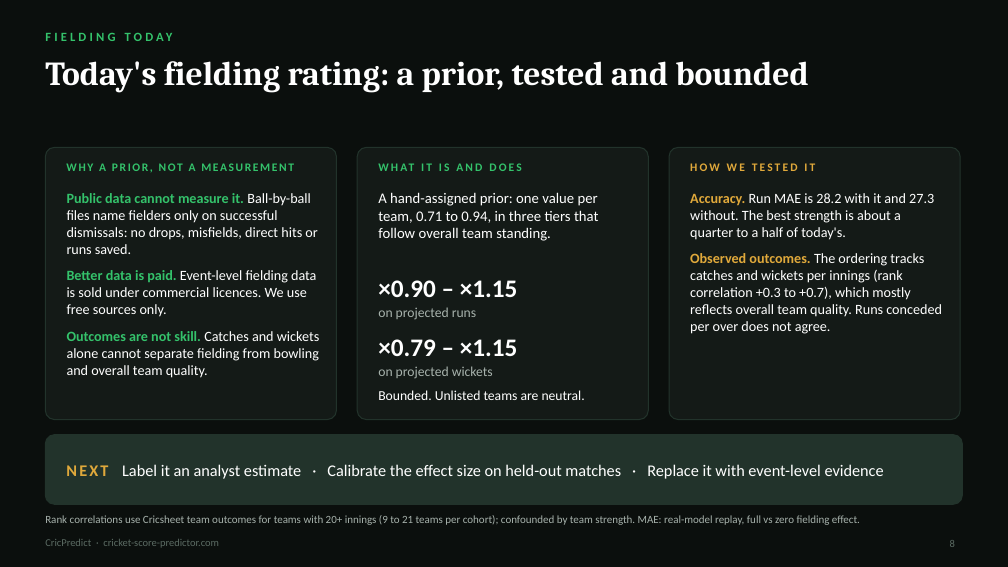
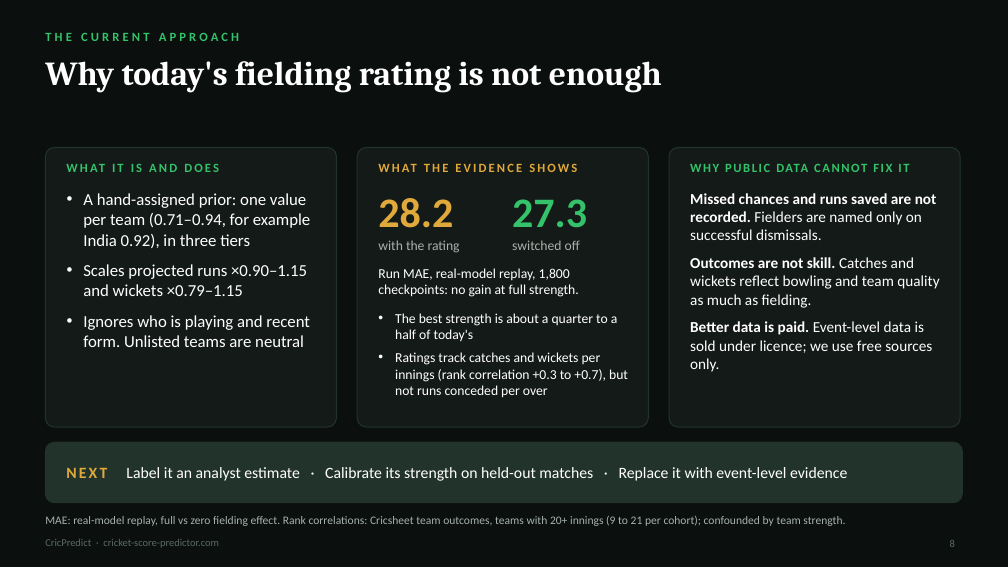
Before and after one commit to econsmaestro/cricket-score-predictor, a slide deck: slide 8 of presentation/CricPredict_Cricketviz.pptx. Drawn at 1008x567 pixels with LibreOffice and Linux fonts; fonts in the diff are those of the drawing. Boxes give left, top, right and bottom in pixels: in the first picture for what was removed or moved away, otherwise in the second. Text is boxed around its words. In the diff, an @@ line names an element or a change of style, - is before the commit and + after.

```diff
--- a/presentation/CricPredict_Cricketviz.pptx
+++ b/presentation/CricPredict_Cricketviz.pptx
@@ text at (x1=45, y1=32, x2=239, y2=41): text changed @@
-FIELDING TODAY
+THE CURRENT APPROACH
@@ title at (x1=45, y1=61, x2=662, y2=93): text changed @@
-Today's fielding rating: a prior, tested and bounded
+Why today's fielding rating is not enough
@@ rounded rectangle resized from (x1=45, y1=147, x2=337, y2=420) to (x1=45, y1=147, x2=337, y2=427) @@
@@ rounded rectangle resized from (x1=357, y1=147, x2=648, y2=420) to (x1=357, y1=147, x2=648, y2=427) @@
@@ proportions changed in 4 elements at (x1=45, y1=442, x2=963, y2=503), (x1=45, y1=147, x2=337, y2=427), (x1=357, y1=147, x2=648, y2=427), (x1=669, y1=147, x2=960, y2=427) @@
@@ rounded rectangle resized from (x1=669, y1=147, x2=960, y2=420) to (x1=669, y1=147, x2=960, y2=427) @@
@@ text at (x1=66, y1=163, x2=294, y2=172): text changed; size 11 to 12 pt @@
-WHY A PRIOR, NOT A MEASUREMENT
+WHAT IT IS AND DOES
@@ text at (x1=378, y1=160, x2=628, y2=180): text changed; size 11 to 12 pt; text colour #34C26B to #E0A93B @@
-WHAT IT IS AND DOES
+WHAT THE EVIDENCE SHOWS
@@ text at (x1=690, y1=163, x2=815, y2=171): text changed; size 11 to 12 pt; text colour #E0A93B to #34C26B @@
-HOW WE TESTED IT
+WHY PUBLIC DATA CANNOT FIX IT
@@ text at (x1=83, y1=193, x2=310, y2=347): text changed; size 13.5 to 16 pt @@
-Public data cannot measure it. Ball-by-ball files name fielders only on successful dismissals: no drops, misfields, direct hits or runs saved.
-Better data is paid. Event-level fielding data is sold under commercial licences. We use free sources only.
-Outcomes are not skill. Catches and wickets alone cannot separate fielding from bowling and overall team quality.
+• A hand-assigned prior: one value per team (0.71–0.94, for example India 0.92), in three tiers
+• Scales projected runs ×0.90–1.15 and wickets ×0.79–1.15
+• Ignores who is playing and recent form. Unlisted teams are neutral
@@ text at (x1=378, y1=198, x2=453, y2=228): text changed; size 14 to 40 pt; text colour #FFFFFF to #E0A93B; bold on @@
-A hand-assigned prior: one value per team, 0.71 to 0.94, in three tiers that follow overall team standing.
+28.2
@@ text added at (x1=512, y1=199, x2=587, y2=228), 40 pt, text #34C26B, bold @@
+27.3
@@ text at (x1=690, y1=193, x2=939, y2=372): text changed; size 13.5 to 14.5 pt @@
-Accuracy. Run MAE is 28.2 with it and 27.3 without. The best strength is about a quarter to a half of today's.
-Observed outcomes. The ordering tracks catches and wickets per innings (rank correlation +0.3 to +0.7), which mostly reflects overall team quality. Runs conceded per over does not agree.
+Missed chances and runs saved are not recorded. Fielders are named only on successful dismissals.
+Outcomes are not skill. Catches and wickets reflect bowling and team quality as much as fielding.
+Better data is paid. Event-level data is sold under licence; we use free sources only.
@@ text at (x1=378, y1=268, x2=579, y2=297): text changed; text colour #A7B2AC to #FFFFFF @@
-on projected wickets
+Run MAE, real-model replay, 1,800 checkpoints: no gain at full strength.
@@ text at (x1=378, y1=240, x2=460, y2=253): text changed; size 24 to 13 pt; text colour #FFFFFF to #A7B2AC; bold off @@
-×0.90 – ×1.15
+with the rating
@@ text added at (x1=512, y1=240, x2=580, y2=250), 13 pt, text #A7B2AC @@
+switched off
@@ text removed at (x1=378, y1=307, x2=476, y2=319) @@
-on projected runs
@@ text at (x1=395, y1=313, x2=628, y2=398): text changed @@
-Bounded. Unlisted teams are neutral.
+• The best strength is about a quarter to a half of today's
+• Ratings track catches and wickets per innings (rank correlation +0.3 to +0.7), but not runs conceded per over
@@ text removed at (x1=378, y1=339, x2=518, y2=356) @@
-×0.79 – ×1.15
@@ rounded rectangle resized from (x1=45, y1=435, x2=963, y2=504) to (x1=45, y1=442, x2=963, y2=503) @@
@@ text at (x1=66, y1=467, x2=847, y2=481): text changed; size 15.5 to 15 pt @@
-NEXT Label it an analyst estimate · Calibrate the effect size on held-out matches · Replace it with event-level evidence
+NEXT Label it an analyst estimate · Calibrate its strength on held-out matches · Replace it with event-level evidence
@@ text at (x1=45, y1=516, x2=845, y2=526): text changed; size 10.5 to 11 pt @@
-Rank correlations use Cricsheet team outcomes for teams with 20+ innings (9 to 21 teams per cohort); confounded by team strength. MAE: real-model replay, full vs zero fielding effect.
+MAE: real-model replay, full vs zero fielding effect. Rank correlations: Cricsheet team outcomes, teams with 20+ innings (9 to 21 per cohort); confounded by team strength.
```
Also in this commit, not shown: 10 other slides changed, 43 other files.
